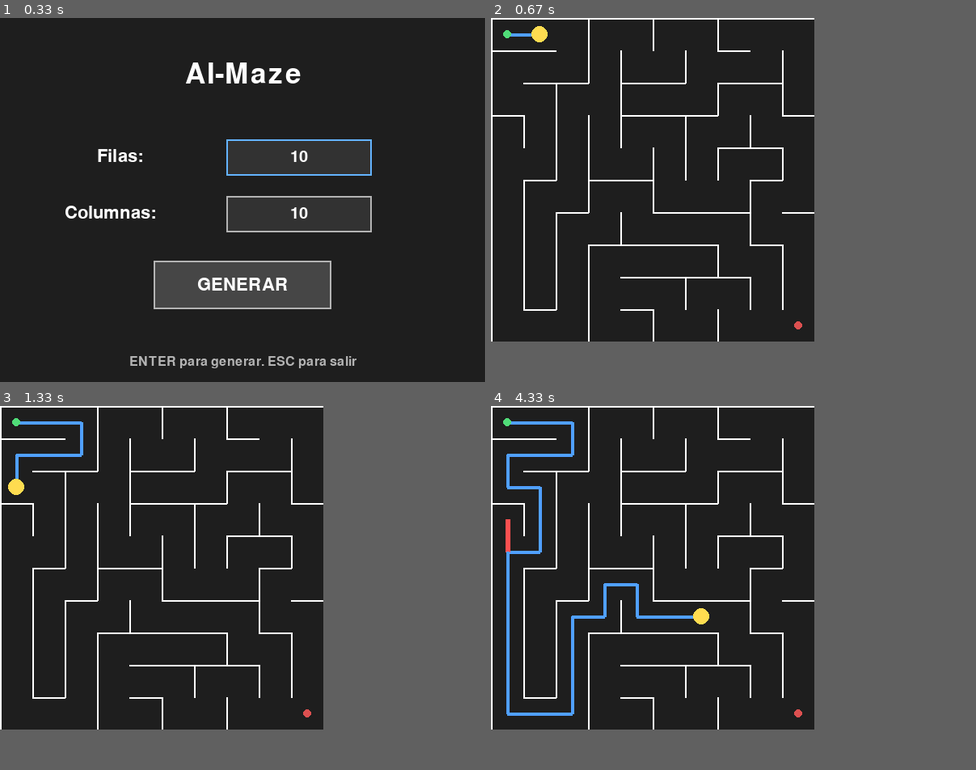
Above: before the commit, frames 1-4 (two rows, left to right).
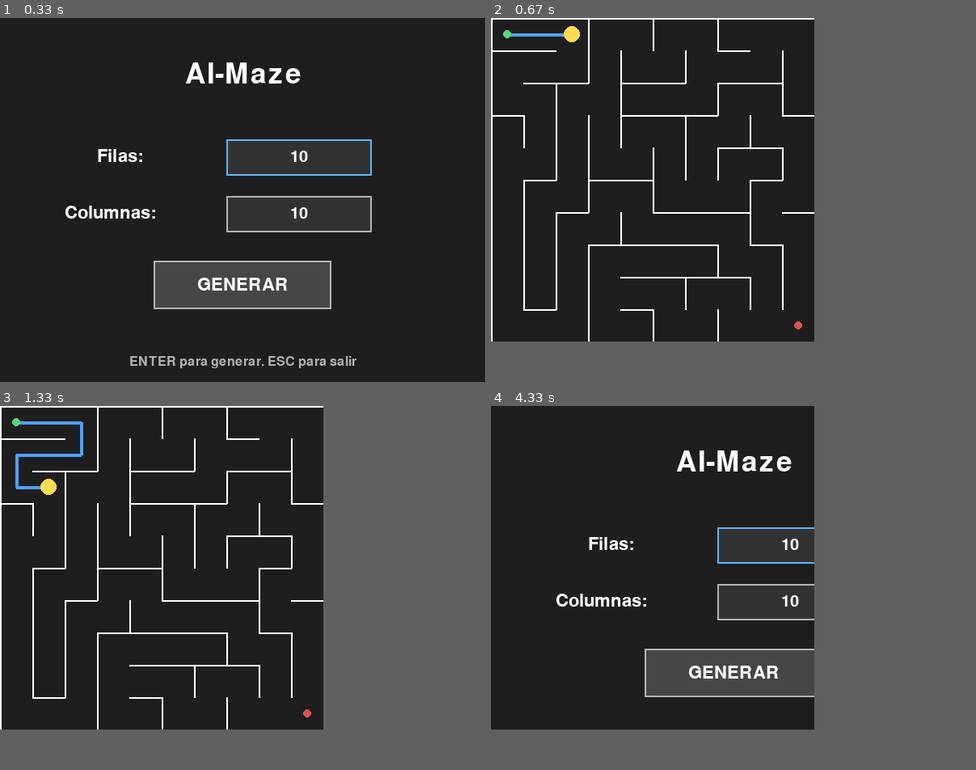
Above: after the commit, the same moments.

Repository: Gontzaa86/ai-maze
Game: pygame game, started from main.py
The game is run twice, just before and just after one commit, with the same random seed, the same clock (stepped at 60 frames per second) and the same inputs.
Inputs:
- Up to frame 1 (0.33 s): no input
- Up to frame 2 (0.67 s): tap Enter at 0.33 s
- Up to frame 3 (1.33 s): tap Space at 0.67, 1.07 s; hold + from 1 s (still down)
- Up to frame 4 (4.33 s): tap Space at 1.37, 1.62, 1.92, 2.17, 2.47, 2.72, 3.05, 3.35, 3.55, 3.85 s; release + at 1.47 s; hold - 1.55-2.02 s; tap Esc at 4.05 s

Frame 1 is identical in both runs. In frame 2, 0.3% of the frame differs, in the area x 8-19%, y 2-7%; in frame 3, 0.3%; in frame 4, 11%, in the area x 0-67%, y 0-89%.

Commit message:
Refactor main loop in main.py for continuous maze generation and visualization; enhance PygameMazeView with pause and speed control features

Diff:
--- a/main.py
+++ b/main.py
@@ -55,37 +55,43 @@
 
     menu = MazeMenu()
 
-    dimensions = menu.run()
+    running = True
 
-    if dimensions is None:
-        pygame.quit()
-        return
+    while running:
+        dimensions = menu.run()
 
-    rows, cols = dimensions
+        if dimensions is None:
+            break
 
-    print("Generando laberinto...")
+        rows, cols = dimensions
 
-    maze = create_maze(rows, cols)
+        print("Generando laberinto...")
 
-    print("Laberinto generado.")
+        maze = create_maze(rows, cols)
 
-    start = (0, 0)
-    end = (rows - 1, cols - 1)
+        print("Laberinto generado.")
 
-    print("Resolviendo con Trémaux...")
+        start = (0, 0)
+        end = (rows - 1, cols - 1)
 
-    result = solve_maze(maze, start, end)
+        print("Resolviendo con Trémaux...")
 
-    print("Laberinto resuelto.")
+        result = solve_maze(maze, start, end)
 
-    print_result(result)
+        print("Laberinto resuelto.")
 
-    print("Abriendo visualización...")
+        print_result(result)
 
-    pygame.display.quit()
+        print("Abriendo visualización...")
 
-    view = PygameMazeView(maze, result)
-    view.run()
+        view = PygameMazeView(maze, result)
+
+        action = view.run()
+
+        if action == "quit":
+            running = False
+
+    pygame.quit()
 
 if __name__ == "__main__":
     main()
--- a/visualization/pygame_view.py
+++ b/visualization/pygame_view.py
@@ -4,7 +4,11 @@
 from solvers.events import EventType, SolveResult
 
 class PygameMazeView:
-    def __init__(self, maze: Maze, result:SolveResult, cell_size: int = 40, event_delay: int = 120):
+    MIN_DELAY = 50
+    MAX_DELAY = 1000
+    DELAY_STEP = 50
+
+    def __init__(self, maze: Maze, result:SolveResult, cell_size: int = 40, event_delay: int = 100):
         self.maze = maze
         self.result = result
 
@@ -14,8 +18,6 @@
         self.width = maze.cols * cell_size
         self.height = maze.rows * cell_size
 
-        pygame.init()
-
         self.screen = pygame.display.set_mode(
             (self.width, self.height)
         )
@@ -34,6 +36,7 @@
         self.last_event_time = pygame.time.get_ticks()
 
         self.finished = False
+        self.paused = False
 
     def run(self):
         running = True
@@ -43,6 +46,25 @@
                 if event.type == pygame.QUIT:
                     running = False
 
+                if event.type == pygame.KEYDOWN:
+                    if event.key == pygame.K_ESCAPE:
+                        return "menu"
+                    if event.key == pygame.K_SPACE:
+                        self.paused = not self.paused
+
+                        self.last_event_time = pygame.time.get_ticks()
+
+                    elif (
+                        event.key == pygame.K_MINUS
+                        or event.unicode == "-"
+                    ):
+                        self._decrease_speed()
+                    elif (
+                        event.key == pygame.K_PLUS
+                        or event.unicode == "+"
+                    ):
+                        self._increase_speed()
+
             self._process_next_event()
 
             self.draw()
@@ -51,10 +73,13 @@
 
             self.clock.tick(60)
 
-        pygame.quit()
+        return "quit"
 
     def _process_next_event(self):
         if self.finished:
+            return
+
+        if self.paused:
             return
 
         now = pygame.time.get_ticks()
@@ -85,6 +110,18 @@
 
         if event.type == EventType.SOLVED:
             self.finished = True
+
+    def _decrease_speed(self):
+        self.event_delay = min(
+            self.MAX_DELAY,
+            self.event_delay + self.DELAY_STEP
+        )
+
+    def _increase_speed(self):
+        self.event_delay = max(
+            self.MIN_DELAY,
+            self.event_delay - self.DELAY_STEP
+        )
 
     def draw(self):
         self.screen.fill((30, 30, 30))
